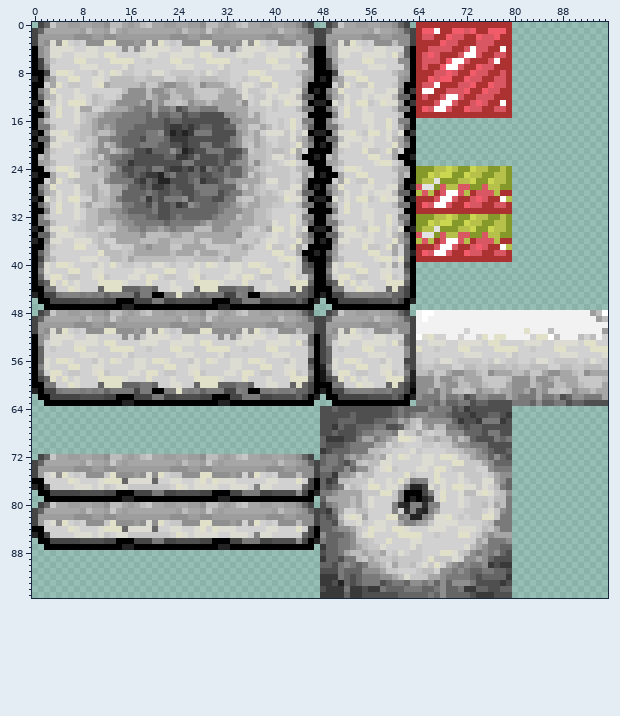
Sprite sheet: Source/Resources/Assets/maps/tileset2.png. This is how it looked before the edit.
The file is 384x384 pixels, drawn in blocks of 4x4; one block is one cell here. Colours within 5 levels of each other are drawn and written as one.
And afterwards:
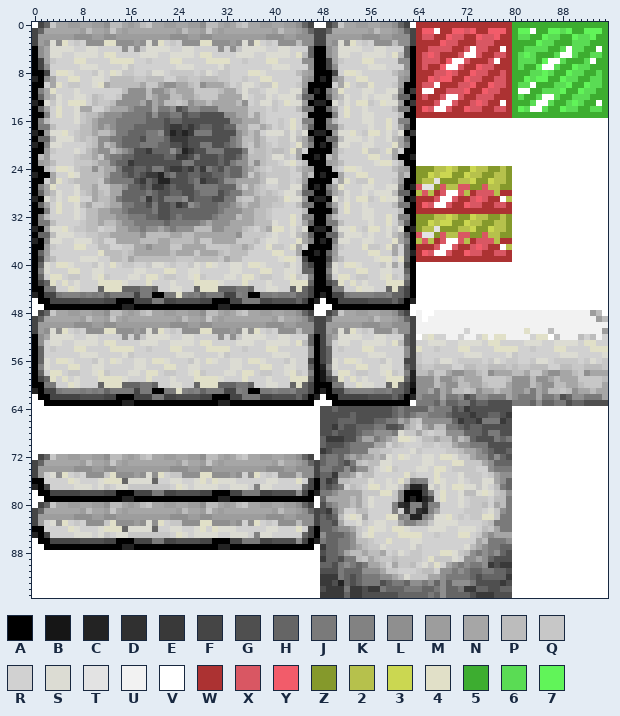
Palette (. is transparent): A #000000  B #161616  C #232323  D #303030  E #393939  F #454545  G #4f4f4f  H #656565  J #7a7a7a  K #828282  L #8f8f8f  M #9d9d9d  N #a6a6a6  P #bcbcbc  Q #c7c7c7  R #d1d1d1  S #dcdcd3  T #e3e3e3  U #f2f2f2  V #ffffff  W #ac3232  X #d95763  Y #f25c6a  Z #85992b  2 #b6c14c  3 #cbd751  4 #e1e0c8  5 #3dad30  6 #5adc54  7 #61f459
Changes in this commit:
Colour 5 is added in row 0 at x 80 to 95; in row 1 at x 80, 84 to 85, 90 to 91 and 95; in row 2 at x 80, 83 to 84, 88 to 89 and 94 to 95; in row 3 at x 80 to 83, 87 to 89 and 93 to 95; in row 4 at x 80 to 81, 86 to 87, 92 to 93 and 95; in row 5 at x 80, 84 to 86, 91 to 92 and 95.
Colour 5 is added in row 6 at x 80, 84, 89 to 91 and 94 to 95; in row 7 at x 80, 82 to 83, 88 to 89 and 93 to 95; in row 8 at x 80 to 82, 87 to 88, 92 to 93 and 95; in row 9 at x 80 to 81, 86 to 87, 91 to 92 and 95; in row 10 at x 80, 84 to 86, 90 to 91 and 95; in row 11 at x 80, 83 to 84, 89 to 90 and 94 to 95.
Colour 5 is added in row 12 at x 80, 82 to 83, 88 to 89 and 93 to 95; in row 13 at x 80 to 82, 87 to 88, 92 to 93 and 95; in row 14 at x 80, 86 to 87, 91 to 92 and 95; in row 15 at x 80 to 95.
Colour 6 is added in row 1 at x 88; in row 2 at x 81 to 82, 86 to 87 and 91 to 92; in row 3 at x 85 to 86 and 90 to 92; in row 4 at x 82 to 85, 88 and 90 to 91; in row 5 at x 81, 83, 87, 90 and 93 to 94; in row 6 at x 81 to 83, 88 and 92.
Colour 6 is added in row 7 at x 81, 87 and 91 to 92; in row 8 at x 83 to 84, 86, 90 to 91 and 94; in row 9 at x 83, 89 to 90 and 93 to 94; in row 10 at x 81 to 82, 87 to 88 and 93 to 94; in row 11 at x 85 to 87 and 92 to 93; in row 12 at x 81, 84, 87 and 90 to 92.
Colour 6 is added in row 13 at x 83, 86, 89 and 91; in row 14 at x 82, 85, 89 to 90 and 93 to 94.
Colour 7 is added in row 1 at x 81 to 82, 86 to 87, 89 and 92 to 94; in row 2 at x 85, 90 and 93; in row 3 at x 84; in row 5 at x 82; in row 6 at x 85; in row 7 at x 84 and 90.
Colour 7 is added in row 8 at x 85 and 89; in row 9 at x 82, 84 to 85 and 88; in row 10 at x 89 and 92; in row 11 at x 88 and 91; in row 13 at x 90; in row 14 at x 81 and 88.
Colour V is added in row 0 at x 0, 47 to 48 and 63; in row 1 at x 83; in row 4 at x 89 and 94; in row 5 at x 88 to 89; in row 6 at x 86 to 87 and 93; in row 7 at x 85 to 86.
Colour V is added in row 10 at x 83; in row 11 at x 81 to 82; in row 12 at x 85 to 86; in row 13 at x 84 to 85 and 94; in row 14 at x 83 to 84; in rows 16 to 23 at x 64 to 95.
Colour V is added in rows 24 to 39 at x 80 to 95; in rows 40 to 45 at x 64 to 95; in row 46 at x 0, 48 and 64 to 95; in row 47 at x 0 to 1, 47 to 49 and 63 to 95; in row 48 at x 0, 47 to 48 and 63; in row 62 at x 0 and 48.
Colour V is added in row 63 at x 0 to 1, 47 to 49 and 63; in rows 64 to 71 at x 0 to 47 and 80 to 95; in row 72 at x 0, 47 and 80 to 95; in rows 73 to 77 at x 80 to 95; in row 78 at x 0 and 80 to 95; in row 79 at x 0 to 1, 47 and 80 to 95.
Colour V is added in row 80 at x 0, 47 and 80 to 95; in rows 81 to 85 at x 80 to 95; in row 86 at x 0 and 80 to 95; in row 87 at x 0 to 1, 47 and 80 to 95; in rows 88 to 95 at x 0 to 47 and 80 to 95.
